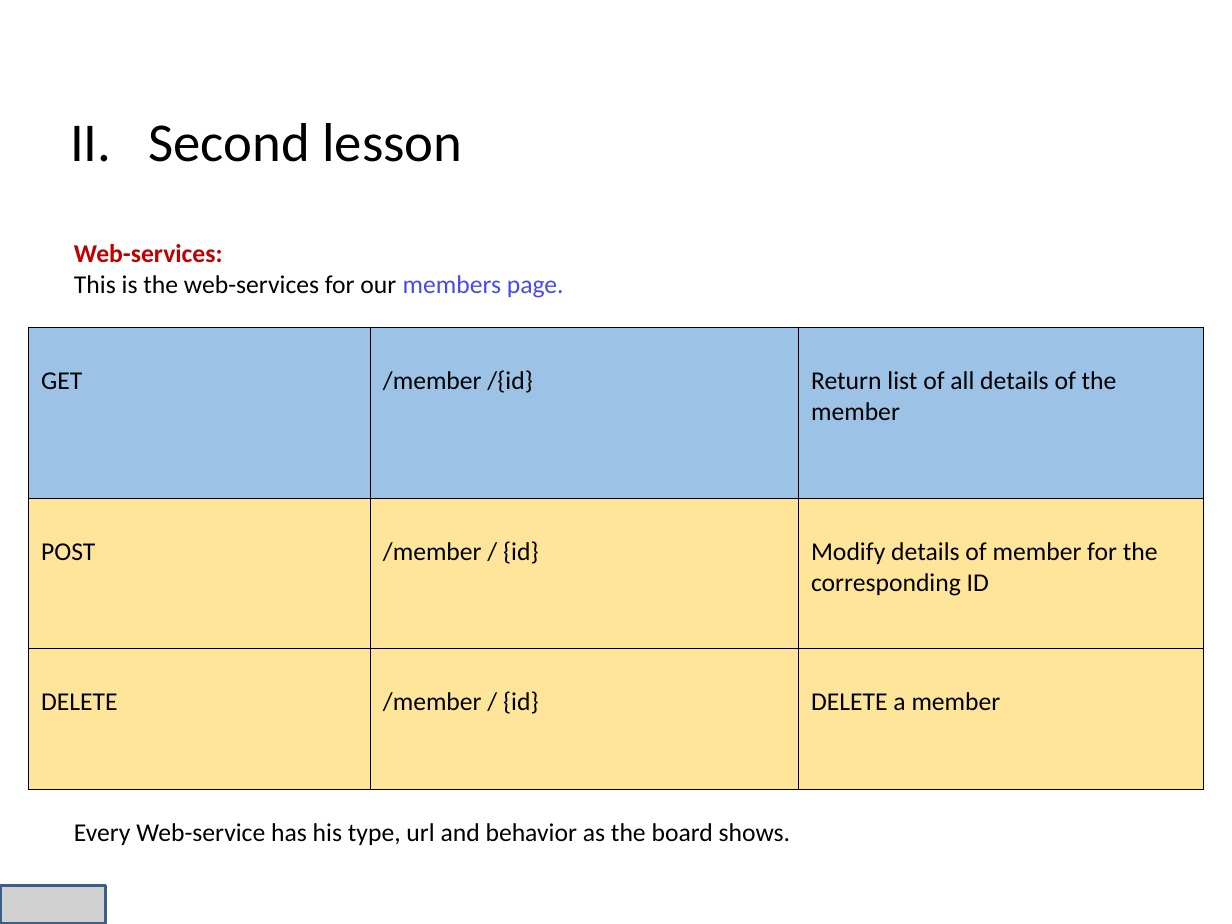
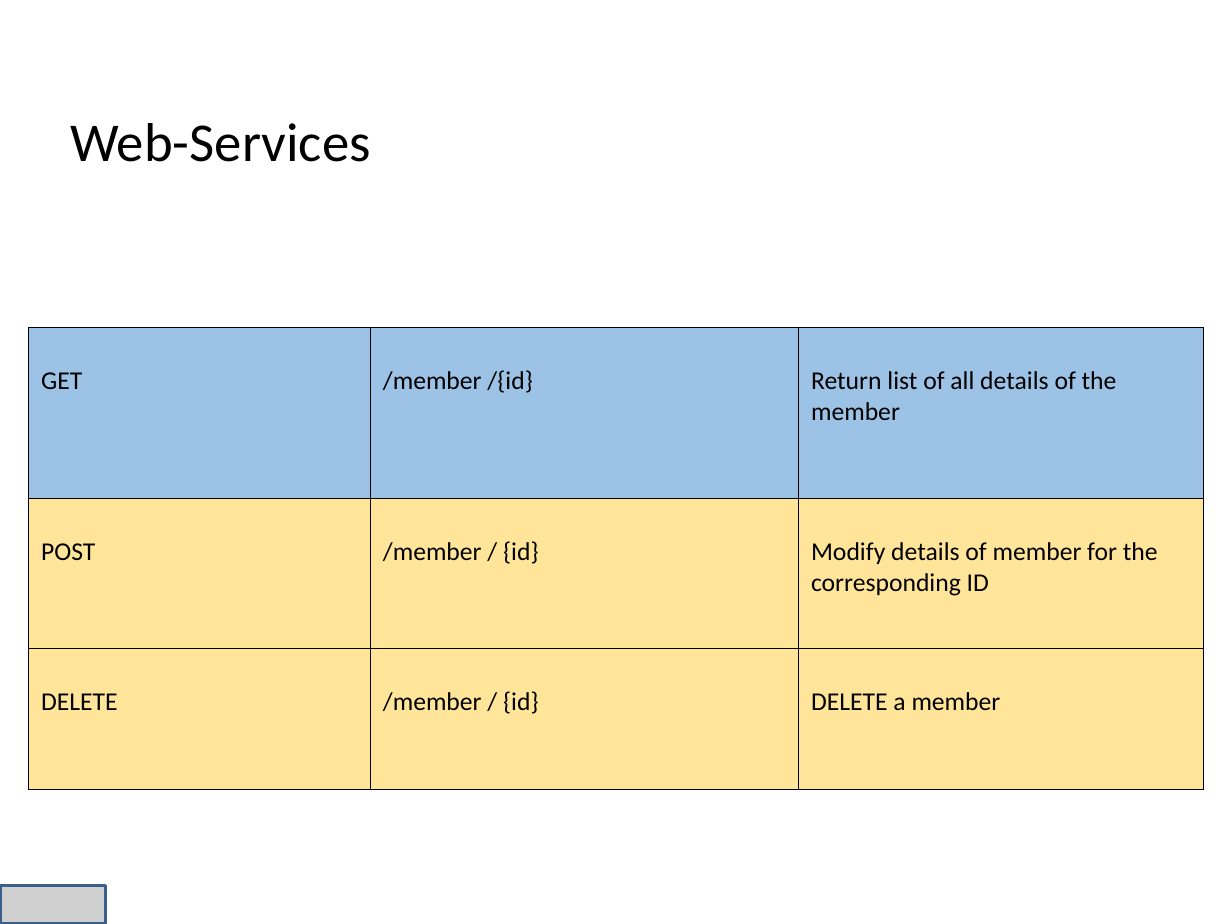
Before and after one commit to niss93/Preplane, a slide deck: slide 13 of Presentation.pptx (slide 14 before the commit). Drawn at 1232x924 pixels with LibreOffice and Linux fonts; fonts in the diff are those of the drawing; grey boxes stand for pictures; background and template pictures are left out. Boxes give left, top, right and bottom in pixels: in the first picture for what was removed or moved away, otherwise in the second. Text is boxed around its words. In the diff, an @@ line names an element or a change of style, - is before the commit and + after.

Commit message:
Update presentation

```diff
--- a/Presentation.pptx
+++ b/Presentation.pptx
@@ text at [70,123,370,162]: text changed @@
-II. Second lesson
+Web-Services
@@ text removed at [74,244,791,845] @@
-Web-services:
-This is the web-services for our members page.
-Every Web-service has his type, url and behavior as the board shows.
```
Also in this commit, not shown: 6 other slides changed, 5 slides added, 8 slides removed, 3 other files.
